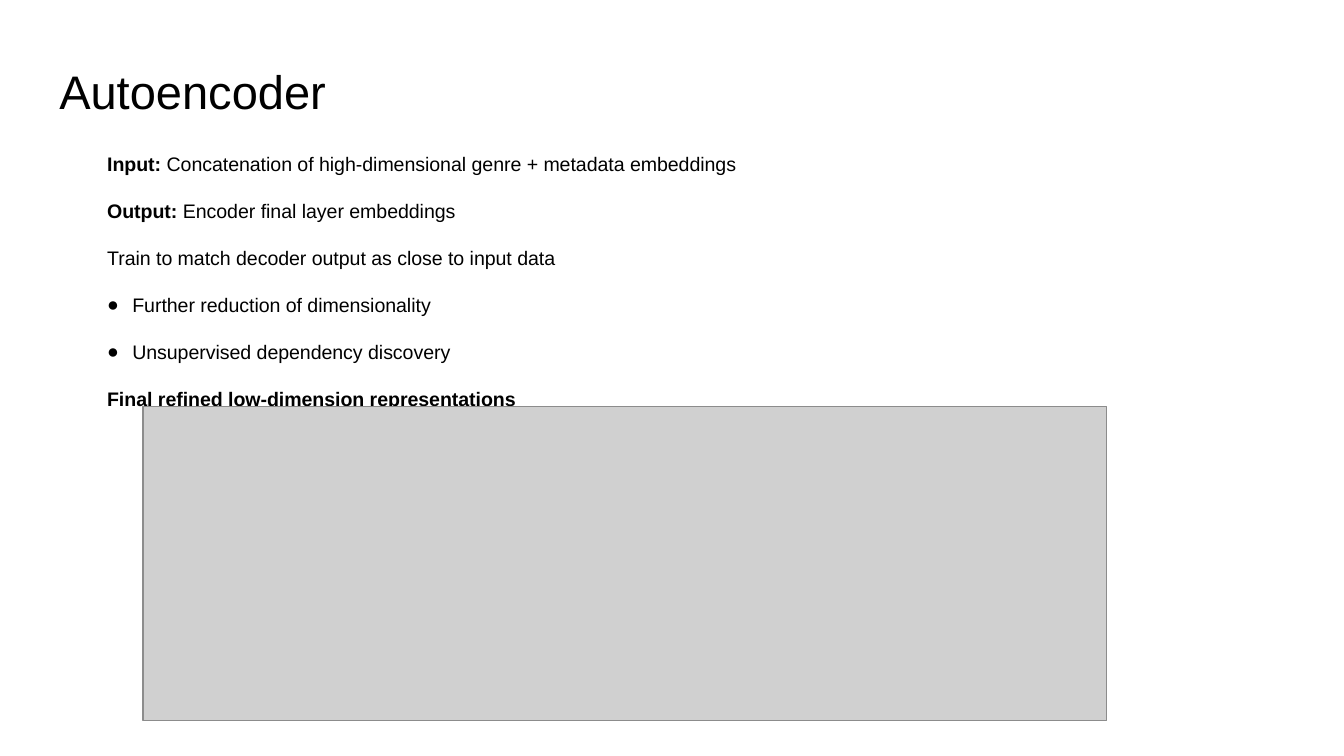
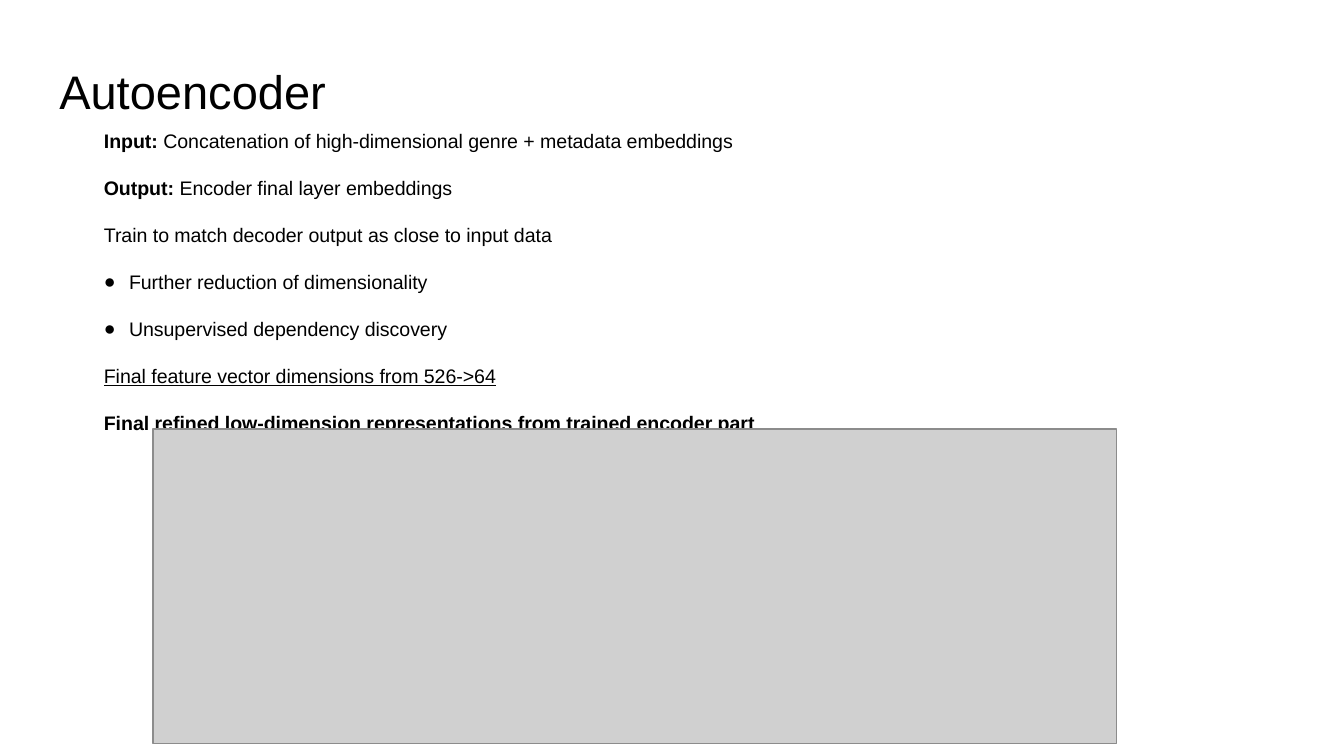
Before and after one commit to johnsaveus/Multimodal, a slide deck: slide 10 of SongSimilarityRetrieval.pptx. Drawn at 1344x756 pixels with LibreOffice and Linux fonts; fonts in the diff are those of the drawing; grey boxes stand for pictures. Boxes give left, top, right and bottom in pixels: in the first picture for what was removed or moved away, otherwise in the second. Text is boxed around its words. In the diff, an @@ line names an element or a change of style, - is before the commit and + after.

```diff
--- a/SongSimilarityRetrieval.pptx
+++ b/SongSimilarityRetrieval.pptx
@@ text at (x1=104, y1=368, x2=755, y2=430): text changed @@
-Final refined low-dimension representations
+Final feature vector dimensions from 526->64
+Final refined low-dimension representations from trained encoder part
@@ picture moved from (x1=144, y1=406, x2=1107, y2=720) to (x1=153, y1=429, x2=1117, y2=743) @@
```
Also in this commit, not shown: 5 other slides changed.
